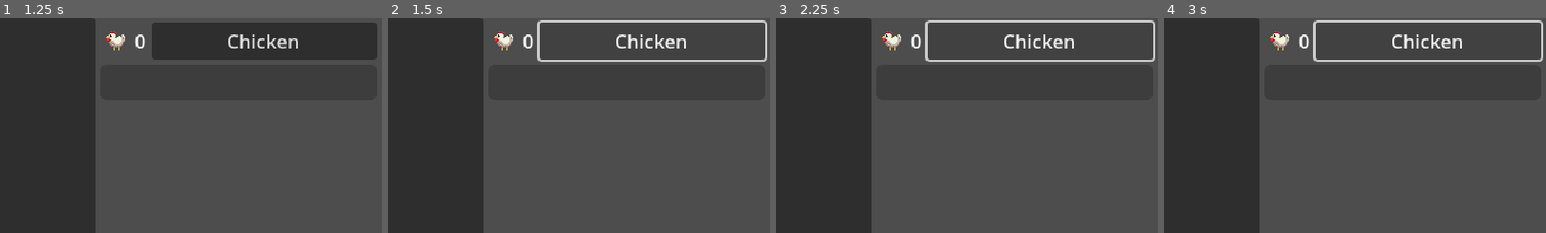
Above: before the commit, frames 1-4 (left to right).
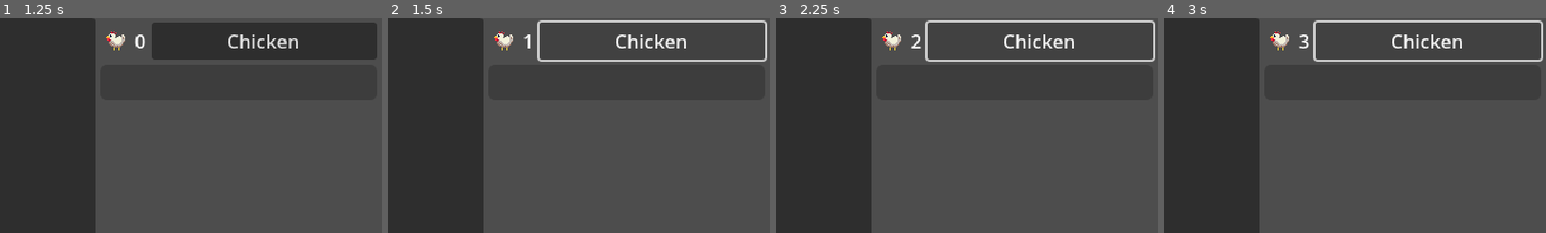
Above: after the commit, the same moments.

Repository: hostdos/WGJ25
Game: Godot game, scene res://scenes/main_menu.tscn
Two runs of this game, one before a commit and one after it. Both use one fixed random seed, a clock stepped at 60 frames per second and the inputs below.
Inputs:
- Up to frame 1 (1.25 s): click "Start" at 0.5 s
- Up to frame 2 (1.5 s): click "Chicken" at 1.25 s
- Up to frame 3 (2.25 s): click "Chicken" at 2 s
- Up to frame 4 (3 s): click "Chicken" at 2.75 s
The pictures show only the part of the screen within x 50-100%, y 0-50%; the shares and areas given below are measured in that part.

Frame 1 is identical in both runs. In frame 2, 0.1% of the frame differs, in the area x 35-38%, y 7-15%; in frame 3, 0.1%; in frame 4, less than 0.1%.

Commit message:
added game manager

Diff:
--- a/toy-box-25/project.godot
+++ b/toy-box-25/project.godot
@@ -19,6 +19,7 @@
 
 BackgroundMusicPlayer="*res://scenes/music/background_music_player.tscn"
 SfxMusicPlayer="*res://scenes/music/sfx_music_player.tscn"
+GameManager="*res://scenes/game_manager.tscn"
 
 [display]
 
--- /dev/null
+++ b/toy-box-25/scenes/game_manager.gd
@@ -0,0 +1,11 @@
+extends Node
+
+signal amount_chickens_changed(new_amount_chickens: int)
+
+var amount_chickens: int = 0:
+	set(new_amount_chickens):
+		amount_chickens = new_amount_chickens
+		amount_chickens_changed.emit(amount_chickens)
+
+func _ready():
+	pass
--- /dev/null
+++ b/toy-box-25/scenes/game_manager.tscn
@@ -0,0 +1,6 @@
+[gd_scene load_steps=2 format=3 uid="uid://dv68m57vkbrae"]
+
+[ext_resource type="Script" uid="uid://burd3geje3cot" path="res://scenes/game_manager.gd" id="1_hwd4i"]
+
+[node name="GameManager" type="Node"]
+script = ExtResource("1_hwd4i")
--- a/toy-box-25/scenes/ui/game_ui.gd
+++ b/toy-box-25/scenes/ui/game_ui.gd
@@ -1 +1,11 @@
 extends Control
+
+func _ready():
+	GameManager.amount_chickens_changed.connect(_update_chicken_amount)
+	%AddChickenButton.pressed.connect(_add_chicken)
+
+func _update_chicken_amount(new_amount_chickens: int):
+	%AmountChickens.text = str(new_amount_chickens)
+
+func _add_chicken():
+	GameManager.amount_chickens = GameManager.amount_chickens + 1
--- a/toy-box-25/scenes/ui/game_ui.tscn
+++ b/toy-box-25/scenes/ui/game_ui.tscn
@@ -54,11 +54,13 @@
 centered = false
 offset = Vector2(5, 7)
 
-[node name="Label" type="Label" parent="MarginContainer/VBoxContainer/HBoxContainer"]
+[node name="AmountChickens" type="Label" parent="MarginContainer/VBoxContainer/HBoxContainer"]
+unique_name_in_owner = true
 layout_mode = 2
 text = "0"
 
 [node name="AddChickenButton" parent="MarginContainer/VBoxContainer/HBoxContainer" instance=ExtResource("3_bma8u")]
+unique_name_in_owner = true
 layout_mode = 2
 size_flags_horizontal = 3
 text = "Chicken"
Not shown, added: toy-box-25/scenes/game_manager.gd.uid
